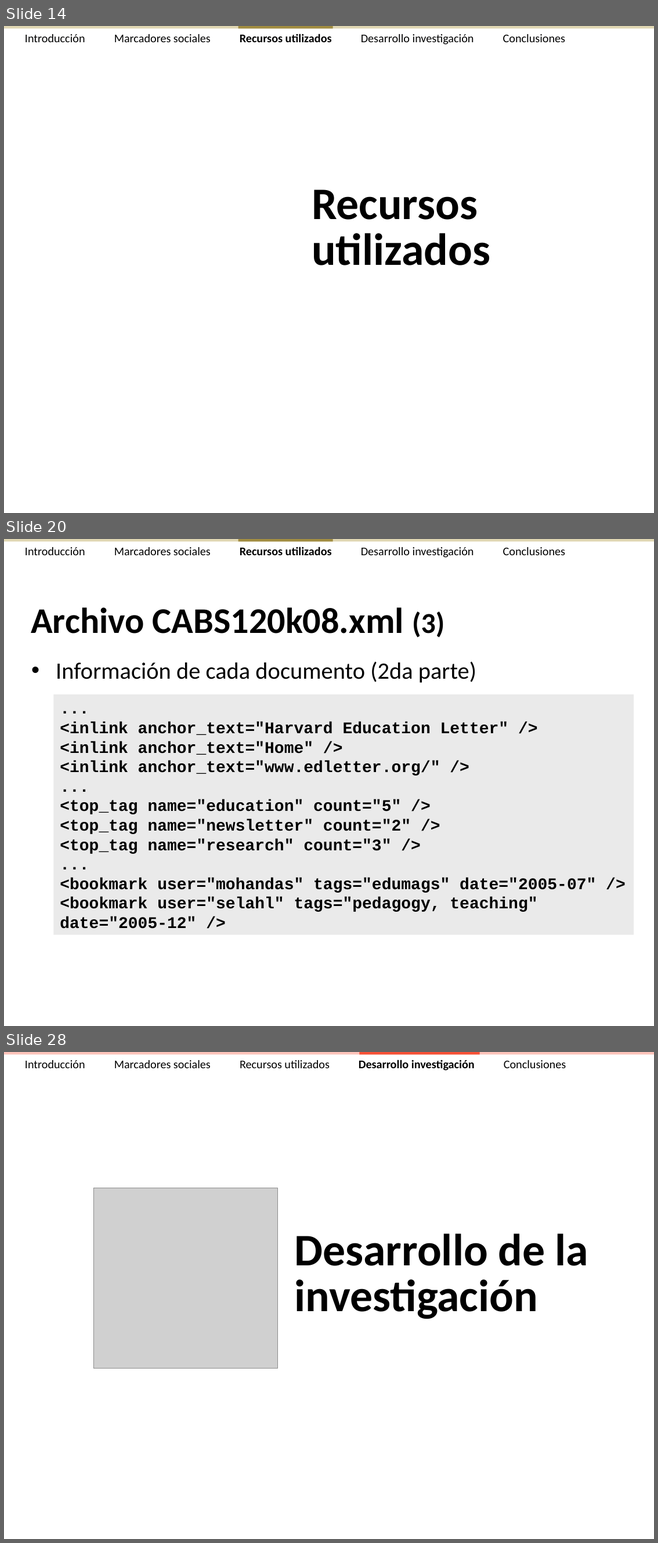
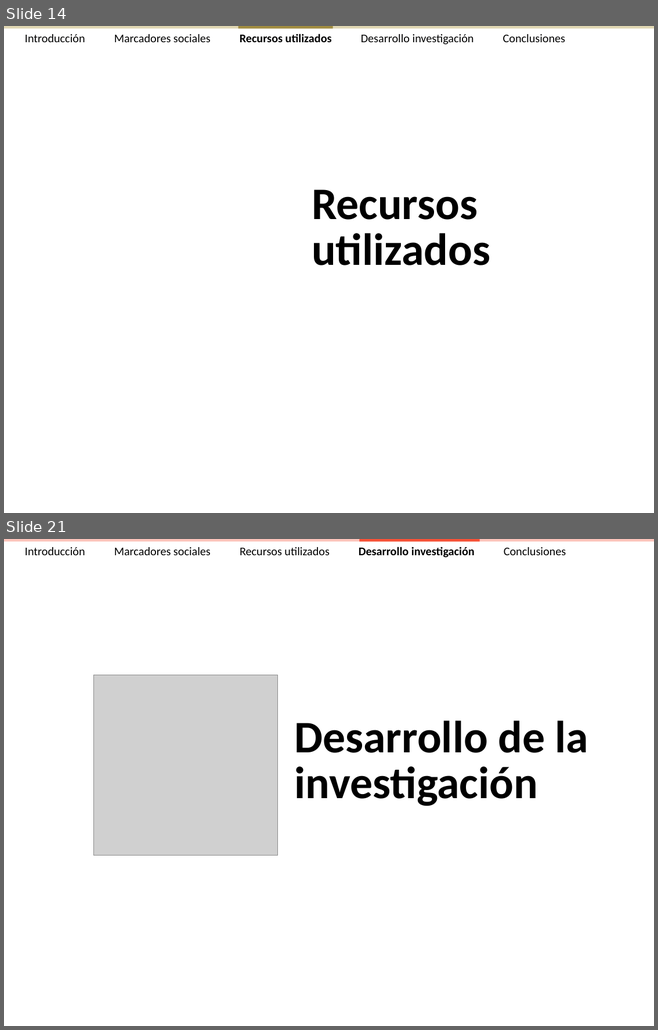
Before and after one commit to ak907kenai/nicotournetesis, a slide deck: docs_trunk/Presentación/Nicolás Tourné - Presentación Tesis (v2.3).ppt. Shown one above the other, each under a label of ours: slides 14, 20 and 28 before the commit, slides 14 and 21 after it; the slides between them are not shown. The pictures are 658x1543 and 658x1030 pixels, drawn with LibreOffice and Linux fonts; fonts in the diff are those of the drawing; grey boxes stand for pictures. Boxes give left, top, right and bottom in pixels: in the first picture for what was removed or moved away, otherwise in the second. Text is boxed around its words. In the diff, an @@ line names an element or a change of style, - is before the commit and + after.

```diff
--- a/docs_trunk/Presentación/Nicolás Tourné - Presentación Tesis (v2.3).ppt
+++ b/docs_trunk/Presentación/Nicolás Tourné - Presentación Tesis (v2.3).ppt
@@ slide 20 removed at bbox=[4, 539, 654, 1026], background #FFFFFF @@
@@ rectangle removed at bbox=[4, 539, 654, 541] @@
@@ text removed at bbox=[25, 547, 565, 558] @@
-Introducción Marcadores sociales Recursos utilizados Desarrollo investigación Conclusiones
@@ rectangle removed at bbox=[238, 539, 333, 541] @@
@@ title removed at bbox=[31, 607, 444, 638] @@
-Archivo CABS120k08.xml (3)
@@ text removed at bbox=[56, 661, 476, 683] @@
-• Información de cada documento (2da parte)
@@ rectangle removed at bbox=[53, 694, 633, 935] @@
-...
-<inlink anchor_text="Harvard Education Letter" />
-<inlink anchor_text="Home" />
-<inlink anchor_text="www.edletter.org/" />
-...
-<top_tag name="education" count="5" />
-<top_tag name="newsletter" count="2" />
-<top_tag name="research" count="3" />
-...
-<bookmark user="mohandas" tags="edumags" date="2005-07" />
-<bookmark user="selahl" tags="pedagogy, teaching" date="2005-12" />
@@ what was slide 28 is now slide 21 @@
```
Also in this commit, not shown: 6 slides changed, 6 other slides removed.
